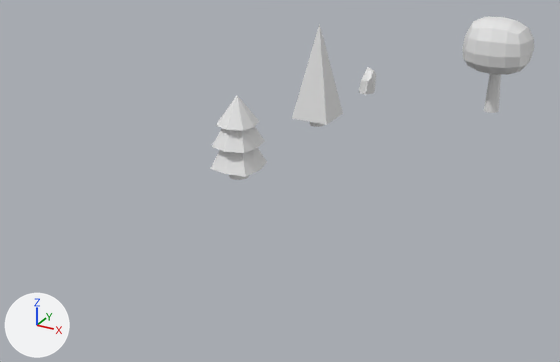
Renders of the Blender file Blender/foliage.blend from each side of a commit.
Before and after are seen from a 50 mm lens placed at (31.5, -77.1, 25.4), pointed at (3.2, -25.8, -0.2). Lighting does not change. The marker at lower left points along +X, +Y and +Z.

The older version as bpy lines, for what is in view:
```python
me_cube = bpy.data.meshes.new('Cube')
me_cube.from_pydata(...)  # 18 vertices, 24 faces; spans x -0.96..0.92, y -0.99..1.11, z -0.04..2.64
me_cube.materials.append(mat_material)  # white #e7e7e7
me_cylinder = bpy.data.meshes.new('Cylinder')
me_cylinder.from_pydata(...)  # 72 vertices, 40 faces; spans x -1.85..1.89, y -1.86..1.88, z 0.0..9.89
me_cylinder_001 = bpy.data.meshes.new('Cylinder.001')
me_cylinder_001.from_pydata(...)  # 118 vertices, 82 faces; spans x -2.06..2.06, y -2.06..2.03, z 0.0..6.96
me_cylinder_002 = bpy.data.meshes.new('Cylinder.002')
me_cylinder_002.from_pydata(...)  # 162 vertices, 130 faces; spans x -3.37..3.36, y -3.61..3.1, z 0.0..9.68
ob_rock_1 = bpy.data.objects.new('Rock_1', me_cube)
ob_rock_1.location = (0.0, 0.0, 0.0)
ob_tree_1 = bpy.data.objects.new('Tree_1', me_cylinder)
ob_tree_1.location = (0.0, -12.33, 0.0)
ob_tree_2 = bpy.data.objects.new('Tree_2', me_cylinder_001)
ob_tree_2.location = (0.0, -26.93, 0.0)
ob_tree_3 = bpy.data.objects.new('Tree_3', me_cylinder_002)
ob_tree_3.location = (13.83, 0.0, 0.0)
```
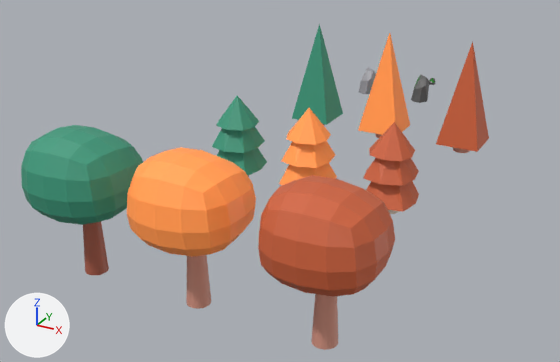
The change, as a diff of the scene's bpy script:
```diff
--- a/Blender/foliage.blend.py
+++ b/Blender/foliage.blend.py
@@ mat_stump @@
+mat_stump = principled_material('Stump')
+mat_stump.base_color = (0.429, 0.117, 0.0704)  # brown #af604b
@@ mat_treetop_1 @@
+mat_treetop_1 = principled_material('Treetop_1')
+mat_treetop_1.base_color = (0.0467, 0.337, 0.209)  # green #3d9d7e
@@ me_cube @@
 me_cube.from_pydata(...)  # 18 vertices, 24 faces; spans x -0.96..0.92, y -0.99..1.11, z -0.04..2.64
-me_cube.materials.append(mat_material)  # white #e7e7e7
+me_cube.materials.append(mat_rock_1)  # grey #9e9fa5
@@ me_cylinder @@
 me_cylinder.from_pydata(...)  # 72 vertices, 40 faces; spans x -1.85..1.89, y -1.86..1.88, z 0.0..9.89
+# me_cylinder part 1: 34 of the faces centred in x -0.56..0.56, y -0.56..0.56, z 0.0..2.13 switch from no material to mat_stump (brown #af604b)
+# me_cylinder part 2: all 4 faces centred in x -0.91..0.95, y -0.92..0.94, z 5.36 switch from no material to mat_treetop_1 (green #3d9d7e)
@@ me_cylinder_001 @@
 me_cylinder_001.from_pydata(...)  # 118 vertices, 82 faces; spans x -2.06..2.06, y -2.06..2.03, z 0.0..6.96
+# me_cylinder_001 part 3: all 34 faces centred in x -0.65..0.65, y -0.65..0.65, z 0.0..1.76 switch from no material to mat_stump (brown #af604b)
+# me_cylinder_001 part 4: 48 of the faces centred in x -1.36..1.37, y -1.37..1.36, z 0.94..6.96 switch from no material to mat_treetop_1 (green #3d9d7e)
@@ me_cylinder_002 @@
 me_cylinder_002.from_pydata(...)  # 162 vertices, 130 faces; spans x -3.37..3.36, y -3.61..3.1, z 0.0..9.68
+# me_cylinder_002 part 5: all 34 faces centred in x -0.6..0.6, y -0.6..0.6, z 0.0..5.47 switch from no material to mat_stump (brown #af604b)
+# me_cylinder_002 part 6: 96 of the faces centred in x -3.23..3.26, y -3.48..3.06, z 4.24..9.59 switch from no material to mat_treetop_1 (green #3d9d7e)
@@ ob_tree_3 @@
 ob_tree_3 = bpy.data.objects.new('Tree_3', me_cylinder_002)
-ob_tree_3.location = (13.83, 0.0, 0.0)
+ob_tree_3.location = (0.0, -44.46, 0.0)
@@ ob_rock_1_1 @@
+ob_rock_1_1 = bpy.data.objects.new('Rock_1_1', me_cube_002)  # 26 vertices, 32 faces; spans x -0.96..0.92, y -0.99..1.11, z -0.04..2.64; in mat_rock_2 (dark grey #646464), mat_moss (dark green #0b7410)
+ob_rock_1_1.location = (6.1, 0.0, 0.0)
@@ ob_tree_3_3 @@
+ob_tree_3_3 = bpy.data.objects.new('Tree_3_3', me_cylinder_008)  # 162 vertices, 130 faces; spans x -3.37..3.36, y -3.61..3.1, z 0.0..9.68; in mat_stump_2 (beige #d99885), mat_treetop_3 (orange #d4653d)
+ob_tree_3_3.location = (16.35, -44.46, 0.0)
@@ ob_tree_3_2 @@
+ob_tree_3_2 = bpy.data.objects.new('Tree_3_2', me_cylinder_007)  # 162 vertices, 130 faces; spans x -3.37..3.36, y -3.61..3.1, z 0.0..9.68; in mat_stump_2 (beige #d99885), mat_treetop_2 (orange #ffab55)
+ob_tree_3_2.location = (7.94, -44.46, 0.0)
@@ ob_tree_2_2 @@
+ob_tree_2_2 = bpy.data.objects.new('Tree_2_2', me_cylinder_006)  # 118 vertices, 82 faces; spans x -2.06..2.06, y -2.06..2.03, z 0.0..6.96; in mat_stump_2 (beige #d99885), mat_treetop_2 (orange #ffab55)
+ob_tree_2_2.location = (6.38, -26.93, 0.0)
@@ ob_tree_2_3 @@
+ob_tree_2_3 = bpy.data.objects.new('Tree_2_3', me_cylinder_005)  # 118 vertices, 82 faces; spans x -2.06..2.06, y -2.06..2.03, z 0.0..6.96; in mat_stump_3 (white #eadece), mat_treetop_3 (orange #d4653d)
+ob_tree_2_3.location = (13.23, -26.93, 0.0)
@@ ob_tree_1_2 @@
+ob_tree_1_2 = bpy.data.objects.new('Tree_1_2', me_cylinder_004)  # 72 vertices, 40 faces; spans x -1.85..1.89, y -1.86..1.88, z 0.0..9.89; in mat_treetop_3 (orange #d4653d), mat_stump_2 (beige #d99885)
+ob_tree_1_2.location = (14.41, -12.33, 0.0)
@@ ob_tree_1_3 @@
+ob_tree_1_3 = bpy.data.objects.new('Tree_1_3', me_cylinder_003)  # 72 vertices, 40 faces; spans x -1.85..1.89, y -1.86..1.88, z 0.0..9.89; in mat_stump_2 (beige #d99885), mat_treetop_2 (orange #ffab55)
+ob_tree_1_3.location = (6.95, -12.33, 0.0)
```

Location of each change, (x1, y1, x2, y2) in pixels of the pictures (560 x 362 px):
'Tree_3_3', added (orange)
    after: (258, 175, 395, 350)
'Tree_3', recoloured, moved
    before: (463, 16, 534, 113)
    after: (21, 125, 143, 275)
'Tree_3_2', added (orange)
    after: (127, 147, 256, 309)
'Tree_2_3', added (orange)
    after: (363, 122, 419, 214)
'Tree_1_2', added (orange)
    after: (436, 42, 489, 153)
'Tree_1_3', added (orange)
    after: (358, 33, 410, 138)
'Tree_2_2', added (orange)
    after: (279, 108, 337, 185)
'Rock_1_1', added
    after: (411, 74, 429, 103)
'Rock_1', recoloured (white to grey)
    both: (359, 67, 376, 94)
part 1 of me_cylinder, recoloured
    before: (310, 122, 325, 127)
part 2 of me_cylinder, recoloured (grey to green)
    both: (292, 23, 343, 125)
part 3 of me_cylinder_001, recoloured
    before: (229, 174, 249, 180)
part 4 of me_cylinder_001, recoloured (white to green)
    both: (212, 96, 267, 175)
part 5 of me_cylinder_002, recoloured
    before: (484, 74, 501, 113)
    after: (83, 221, 109, 275)
part 6 of me_cylinder_002, recoloured
    before: (463, 16, 534, 75)
    after: (21, 125, 143, 225)
